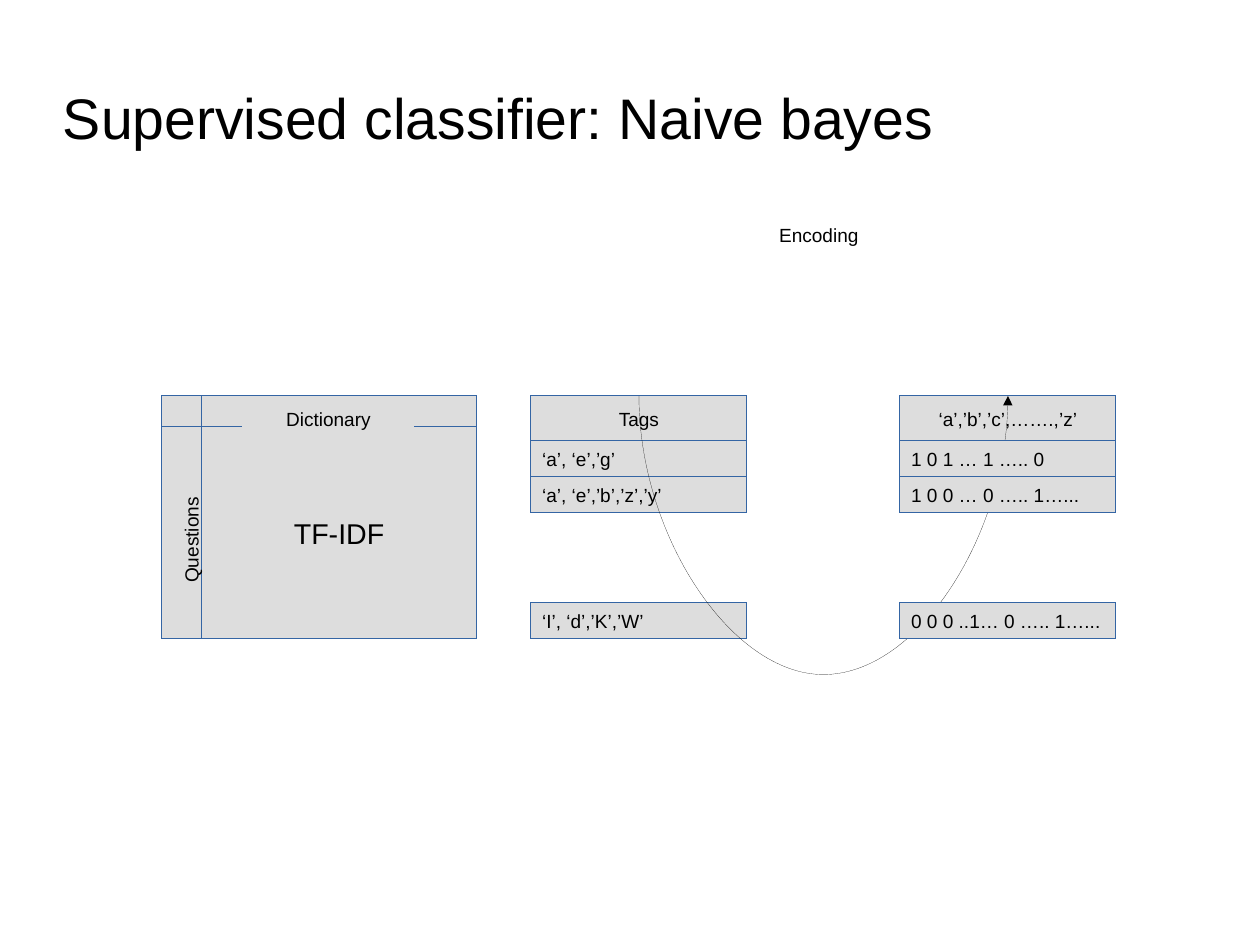
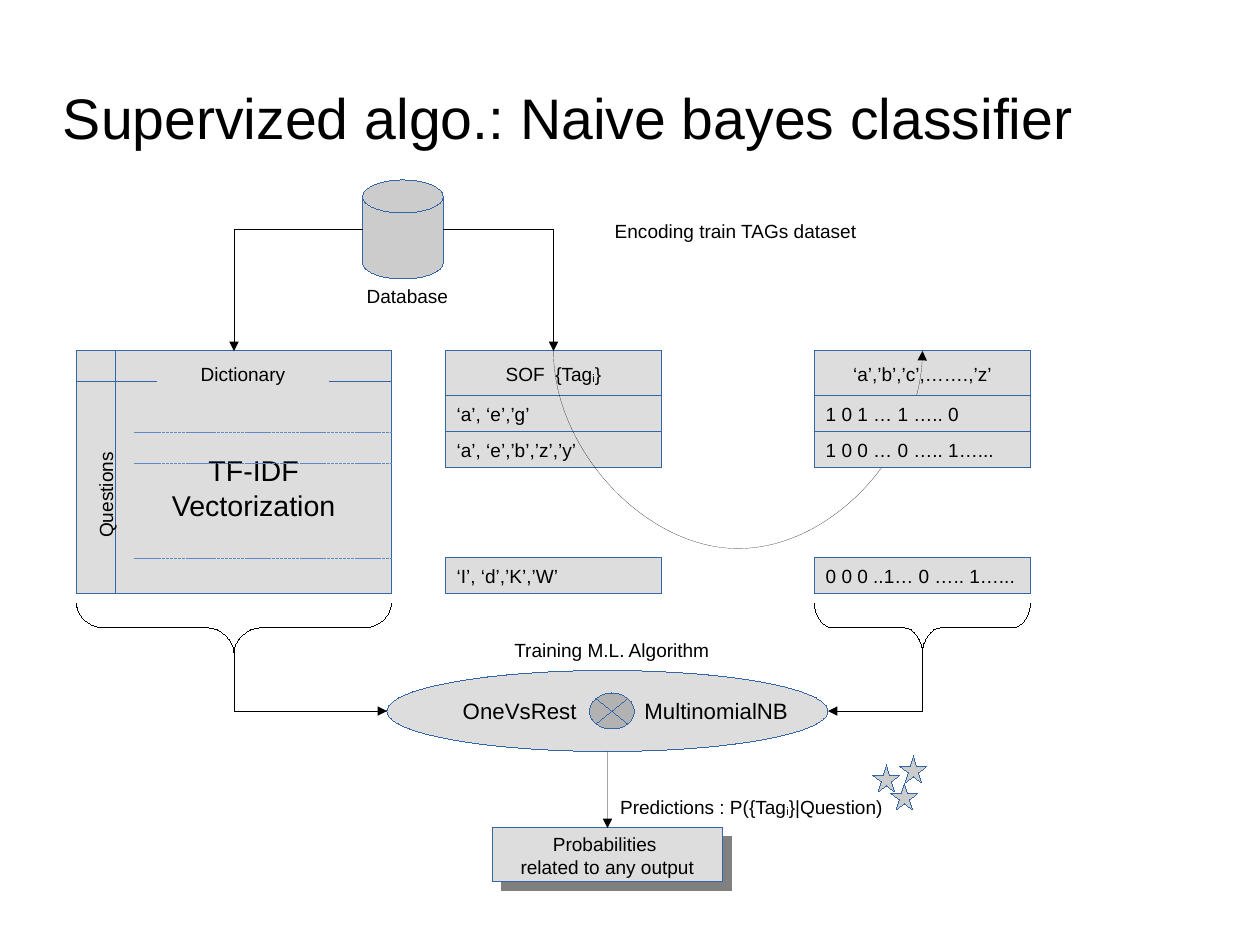
Before and after one commit to dataforcast/OC_Datascientist, a slide deck: slide 11 of P6/report/Openclassrooms_ParcoursDatascientist_P6-V1.odp. Drawn at 1260x945 pixels with LibreOffice and Linux fonts; fonts in the diff are those of the drawing; background and template pictures are left out. Boxes give left, top, right and bottom in pixels: in the first picture for what was removed or moved away, otherwise in the second. Text is boxed around its words. In the diff, an @@ line names an element or a change of style, - is before the commit and + after.

Commit message:
P6: supervized methods : MultinomialNB classifier : 1st results : mean score, probabilities for predictions, predictions.

```diff
--- a/P6/report/Openclassrooms_ParcoursDatascientist_P6-V1.odp
+++ b/P6/report/Openclassrooms_ParcoursDatascientist_P6-V1.odp
@@ title at (63, 97, 1072, 150): text changed @@
-Supervised classifier: Naive bayes
+Supervized algo.: Naive bayes classifier
@@ cylinder added at (362, 180, 444, 279), fill #CCCCCC, outline #3465A4 0 pt @@
@@ elbow arrow added from (362, 230) to (234, 351), #000000 0 pt @@
@@ elbow arrow added from (444, 230) to (553, 351), #000000 0 pt @@
@@ text at (615, 224, 856, 242): text changed @@
-Encoding
+Encoding train TAGs dataset
@@ text added at (367, 289, 448, 304), 12 pt, text #000000 @@
+Database
@@ 8 rectangles, 1 text, 1 flow chart internal storage: place and size @@
-8 rectangles, 1 text, 1 flow chart internal storage at (162, 396, 1116, 639)
+8 rectangles, 1 text, 1 flow chart internal storage at (77, 351, 1031, 595)
@@ rectangle added at (446, 351, 662, 396), fill #DDDDDD, outline #3465A4 0 pt, 12 pt, text #000000 @@
+SOF {Tagi}
@@ curved arrow moved from (639, 396) - (1008, 396) to (553, 351) - (923, 351) @@
@@ rectangle removed at (532, 396, 748, 440) @@
-Tags
@@ line added from (135, 432) to (392, 432), #5E8AC7 0 pt @@
@@ line added from (135, 464) to (392, 464), #5E8AC7 0 pt @@
@@ text in flow chart internal storage at (172, 495, 335, 517): paragraph added @@
+Vectorization
@@ line added from (135, 558) to (392, 558), #5E8AC7 0 pt @@
@@ freeform shape added at (76, 603, 392, 652), outline #000000 0 pt @@
@@ freeform shape added at (814, 604, 1030, 653), outline #000000 0 pt @@
@@ elbow arrow added from (234, 653) to (388, 711), #000000 0 pt @@
@@ text added at (514, 643, 709, 661), 12 pt, text #000000 @@
+Training M.L. Algorithm
@@ elbow arrow added from (923, 653) to (828, 711), #000000 0 pt @@
@@ ellipse added at (388, 671, 829, 752), fill #DDDDDD, outline #3465A4 0 pt, 14 pt, text #000000 @@
+OneVsRest MultinomialNB
@@ flow chart summing junction added at (590, 693, 635, 728), fill #B2B2B2, outline #3465A4 0 pt @@
@@ arrow added from (607, 751) to (608, 828), #000000 0 pt @@
@@ star added at (874, 765, 901, 792), fill #CCCCCC, outline #3465A4 0 pt @@
@@ star added at (900, 756, 927, 783), fill #CCCCCC, outline #3465A4 0 pt @@
@@ text added at (620, 800, 883, 818), 12 pt, text #000000 @@
+Predictions : P({Tagi}|Question)
@@ star added at (892, 783, 919, 811), fill #CCCCCC, outline #3465A4 0 pt @@
@@ rectangle added at (493, 828, 723, 882), fill #DDDDDD, outline #3465A4 0 pt, 12 pt, text #000000 @@
+Probabilities
+related to any output
```
Also in this commit, not shown: 1 other slide changed, 1 slide added, 3 other files.
